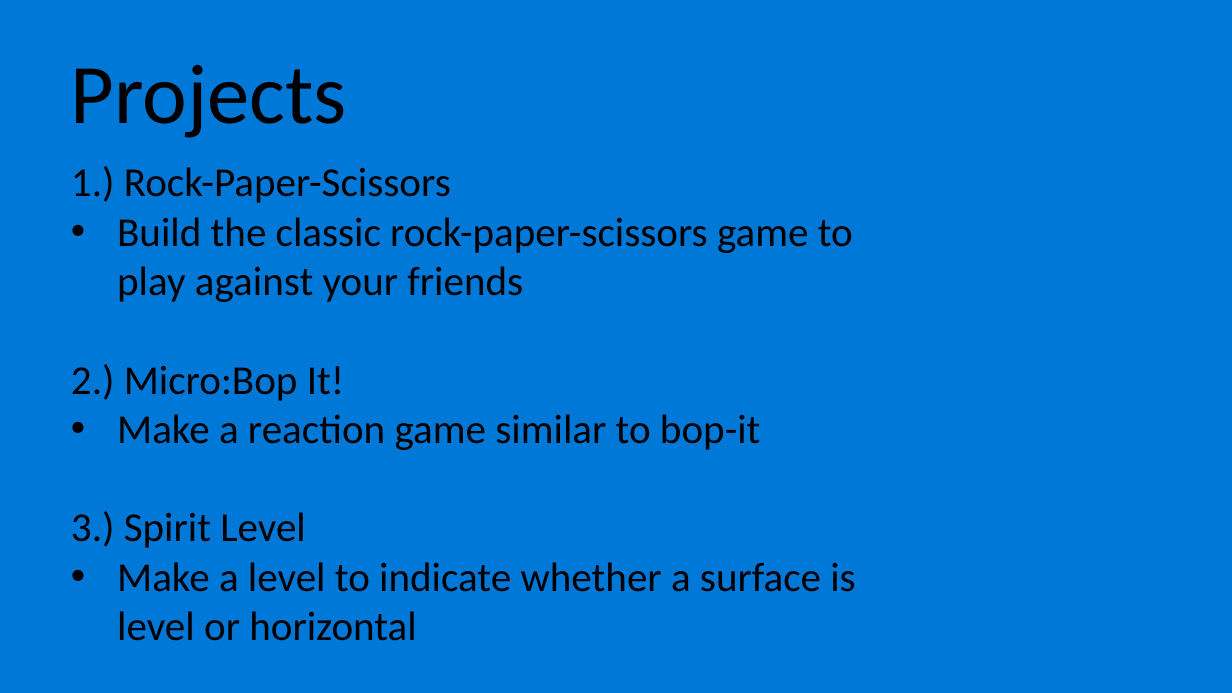
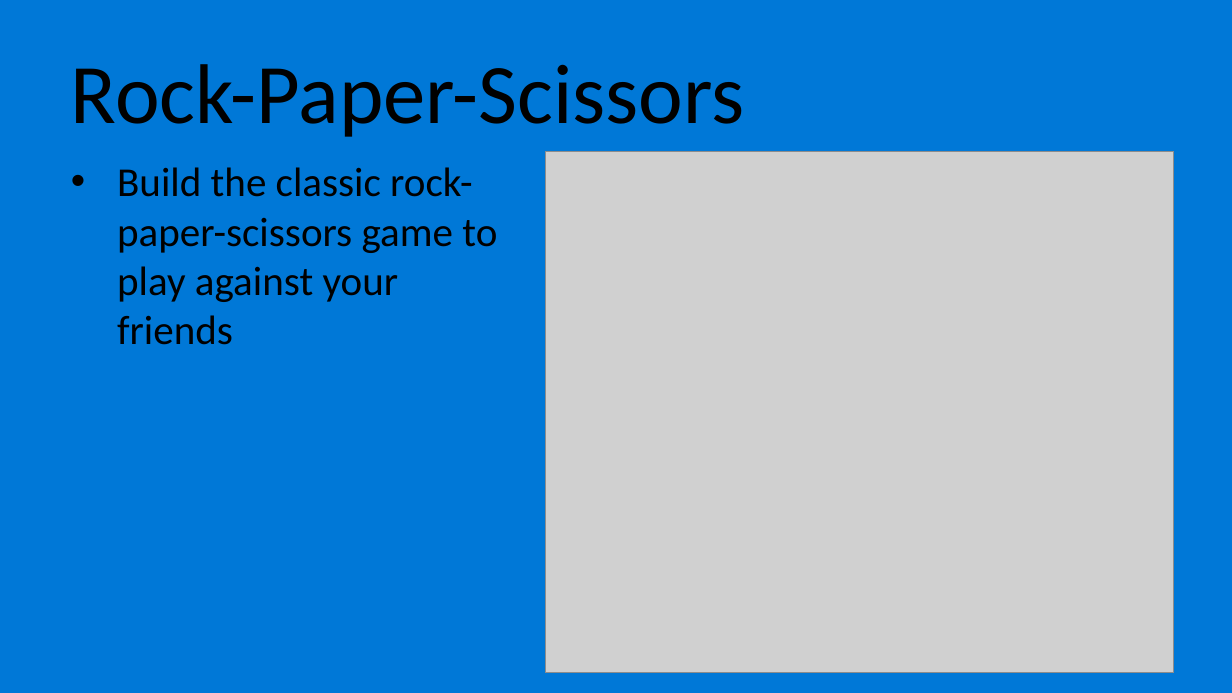
Before and after one commit to nicolehaugen/microbit, a slide deck: slide 7 of micro-bit-workshop.pptx. Drawn at 1232x693 pixels with LibreOffice and Linux fonts; fonts in the diff are those of the drawing; grey boxes stand for pictures. Boxes give left, top, right and bottom in pixels: in the first picture for what was removed or moved away, otherwise in the second. Text is boxed around its words. In the diff, an @@ line names an element or a change of style, - is before the commit and + after.

Commit message:
Update presentation

```diff
--- a/micro-bit-workshop.pptx
+++ b/micro-bit-workshop.pptx
@@ text at box(71, 64, 745, 137): text changed @@
-Projects
+Rock-Paper-Scissors
@@ text at box(71, 166, 451, 203): paragraph removed @@
-1.) Rock-Paper-Scissors
@@ picture added at box(545, 152, 1175, 673) @@
@@ text at box(71, 364, 855, 641): paragraphs removed @@
-2.) Micro:Bop It!
-• Make a reaction game similar to bop-it
-3.) Spirit Level
-• Make a level to indicate whether a surface is level or horizontal
```
Also in this commit, not shown: 1 other slide changed.
